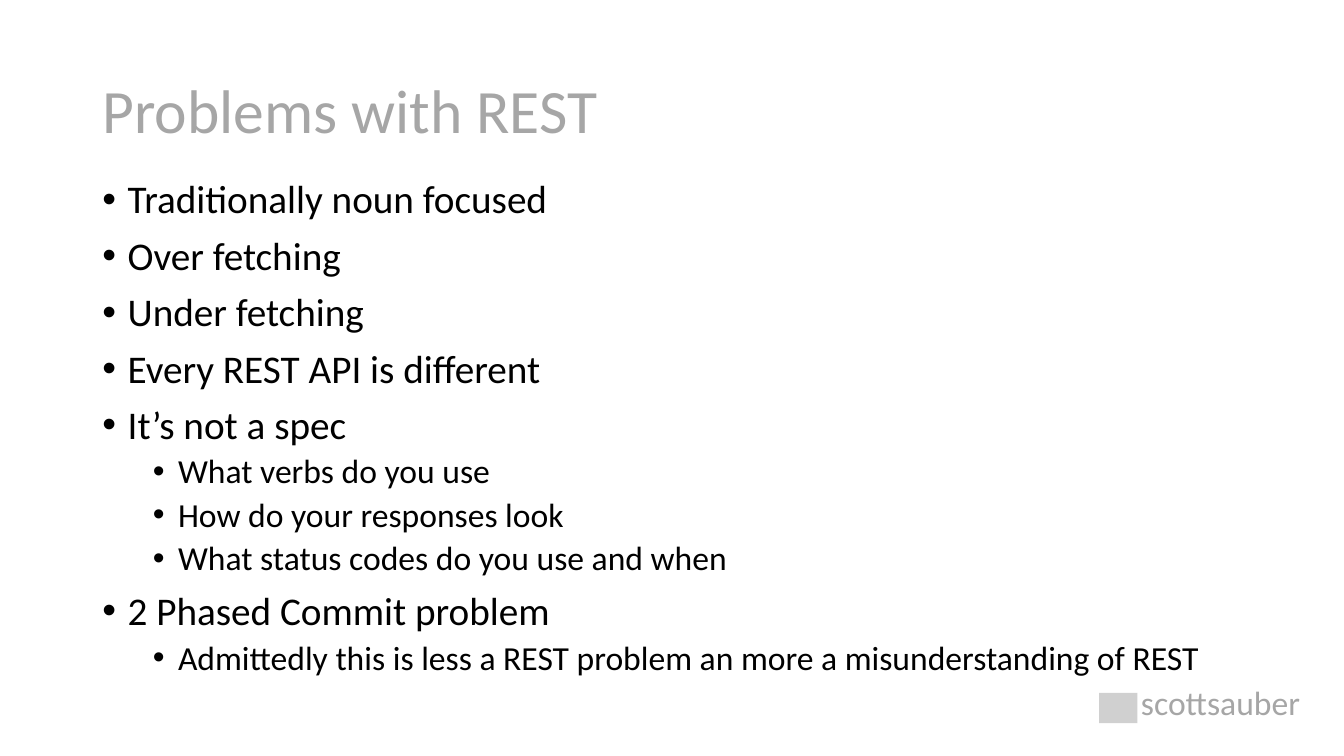
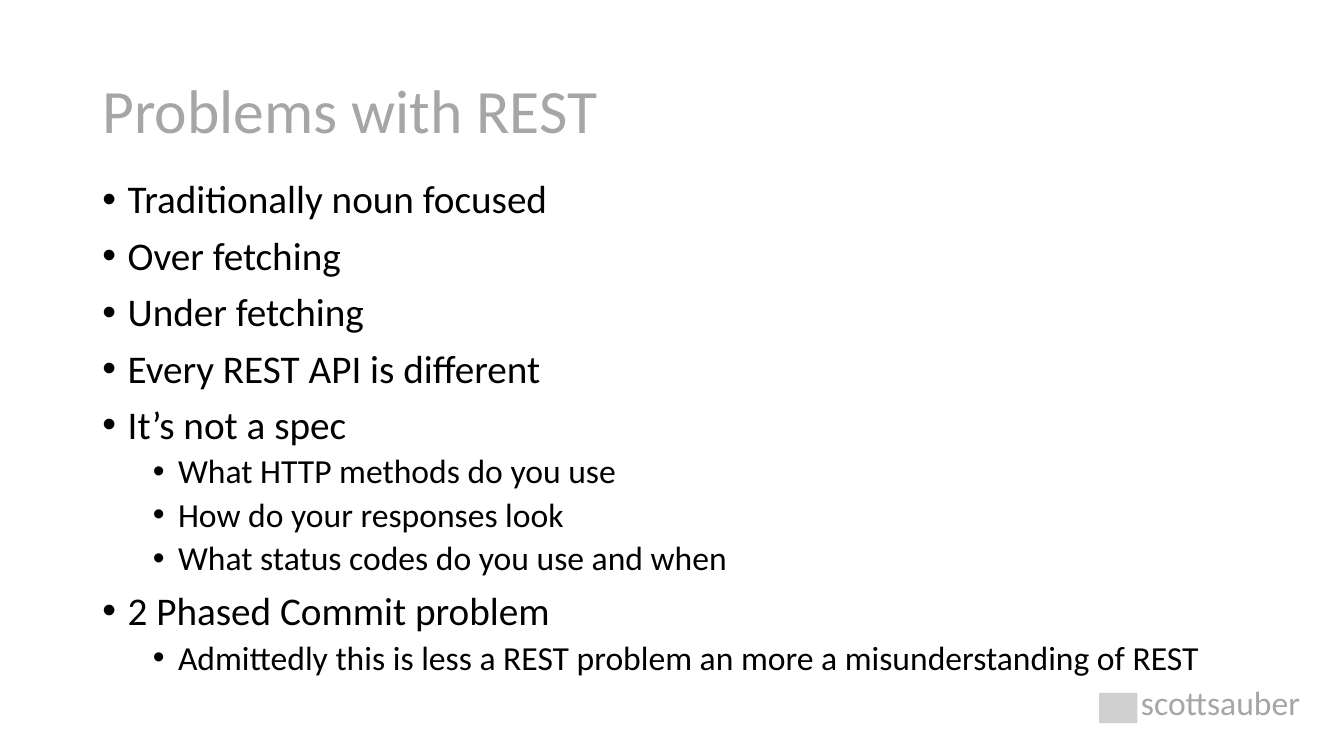
Before and after one commit to nirzaf/DotNetWorkShopTalk, a slide deck: slide 5 of 2022-02-15-DotNetOxford-GiveItARESTAndTryGraphQL/Give It A REST And Try GraphQL.pptx. Drawn at 1344x756 pixels with LibreOffice and Linux fonts; fonts in the diff are those of the drawing; grey boxes stand for pictures. Boxes give left, top, right and bottom in pixels: in the first picture for what was removed or moved away, otherwise in the second. Text is boxed around its words. In the diff, an @@ line names an element or a change of style, - is before the commit and + after.

```diff
--- a/2022-02-15-DotNetOxford-GiveItARESTAndTryGraphQL/Give It A REST And Try GraphQL.pptx
+++ b/2022-02-15-DotNetOxford-GiveItARESTAndTryGraphQL/Give It A REST And Try GraphQL.pptx
@@ text at <box>178,459,615,489</box>: text changed @@
-  • What verbs do you use
+  • What HTTP methods do you use
```
Also in this commit, not shown: 1 other file.
